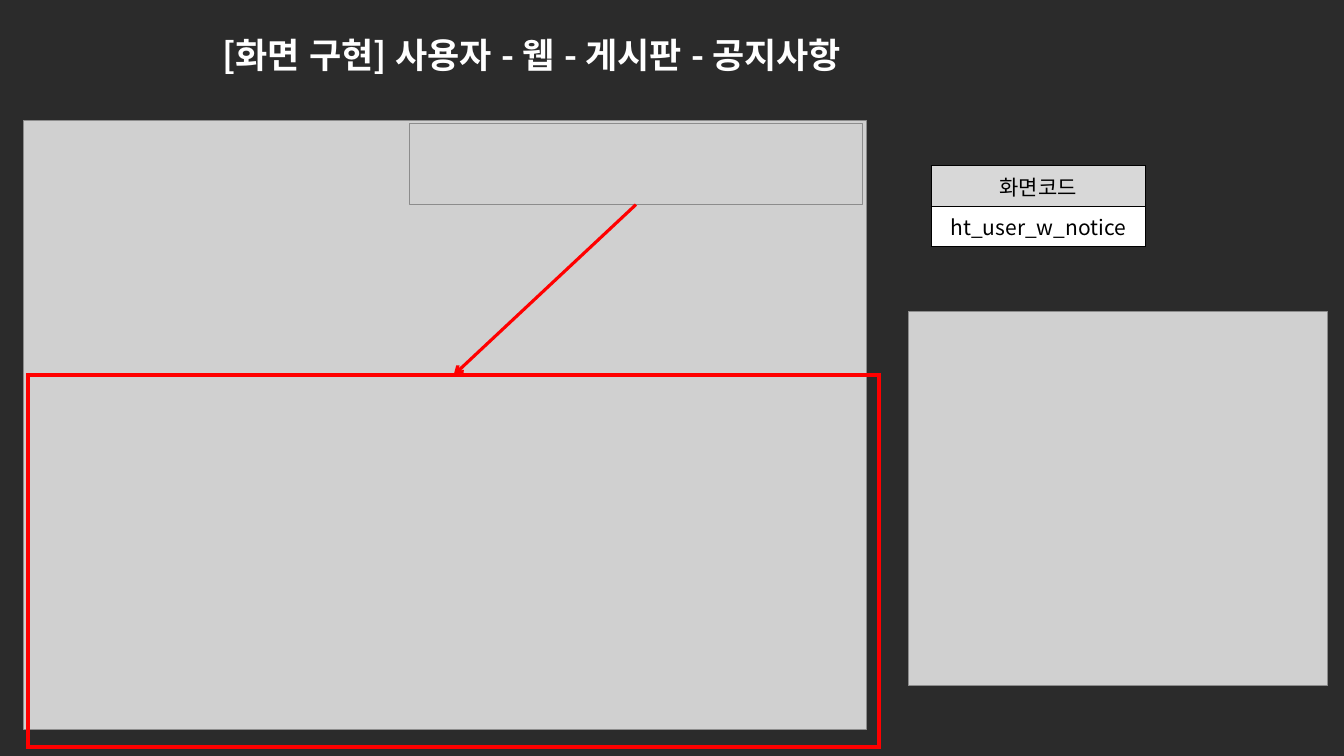
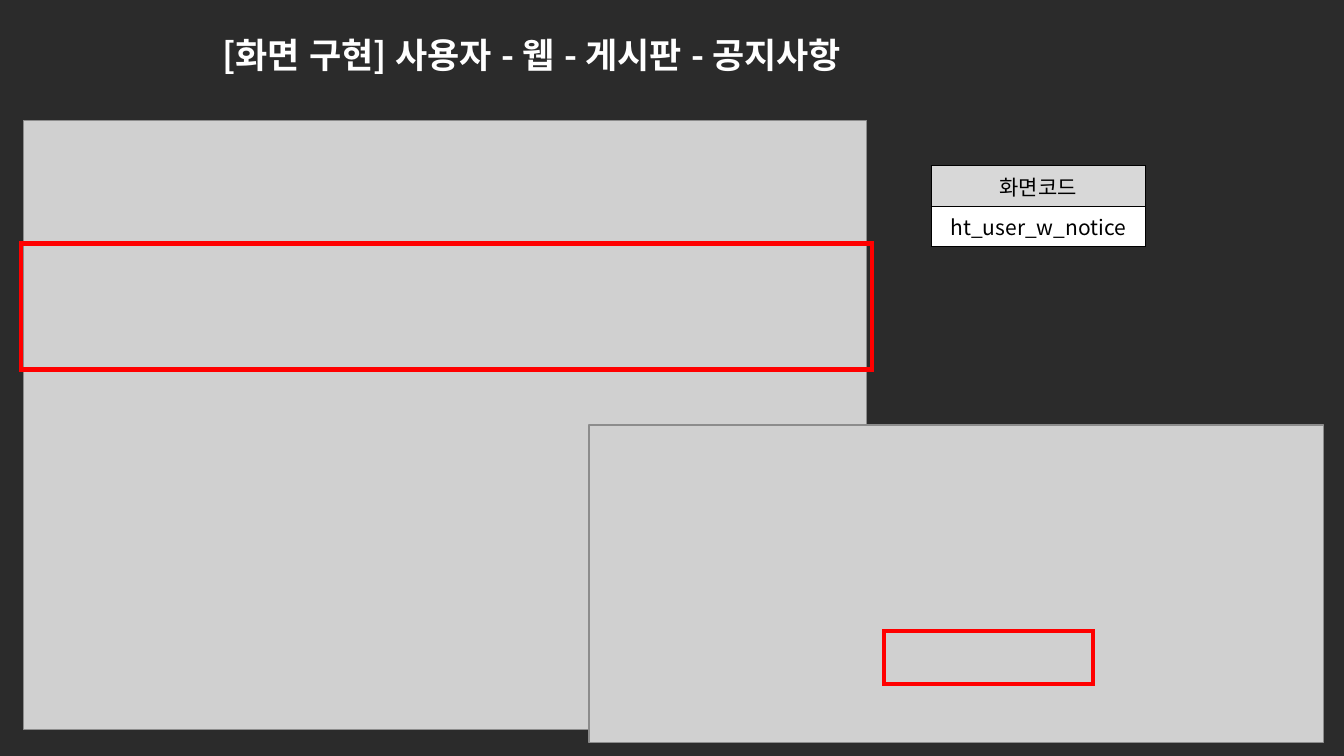
Before and after one commit to ezenteam2/e-Zone, a slide deck: slide 3 of 0 발표용 파워포인트/project05 - 파워포인트 종합 - 현태.pptx. Drawn at 1344x756 pixels with LibreOffice and Linux fonts; fonts in the diff are those of the drawing; grey boxes stand for pictures; background and template pictures are left out; a plain dark background stands for a picture behind light text. Boxes give left, top, right and bottom in pixels: in the first picture for what was removed or moved away, otherwise in the second. Text is boxed around its words. In the diff, an @@ line names an element or a change of style, - is before the commit and + after.

```diff
--- a/0 발표용 파워포인트/project05 - 파워포인트 종합 - 현태.pptx
+++ b/0 발표용 파워포인트/project05 - 파워포인트 종합 - 현태.pptx
@@ picture removed at box(409, 124, 863, 205) @@
@@ arrow removed from (636, 205) to (454, 375) @@
@@ rectangle: place and size @@
-rectangle at box(28, 375, 879, 747)
+rectangle at box(20, 244, 871, 370)
@@ picture removed at box(908, 312, 1327, 686) @@
@@ picture added at box(589, 425, 1324, 743) @@
@@ rectangle added at box(884, 631, 1094, 685), outline #FF0000 3 pt @@
```
Also in this commit, not shown: 3 slides added, 3 other files.
